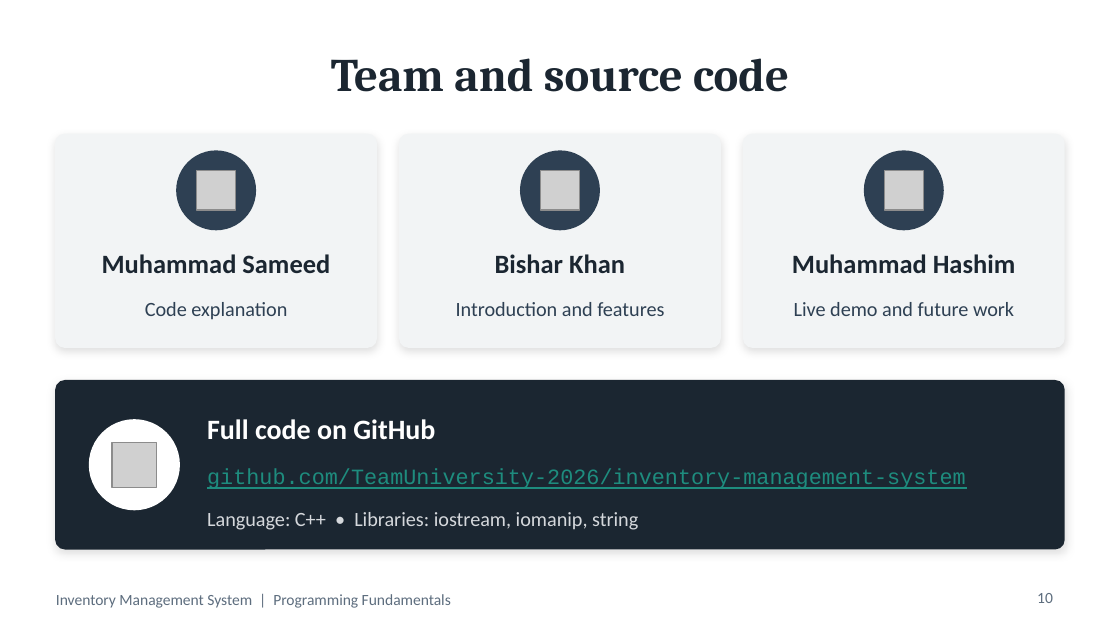
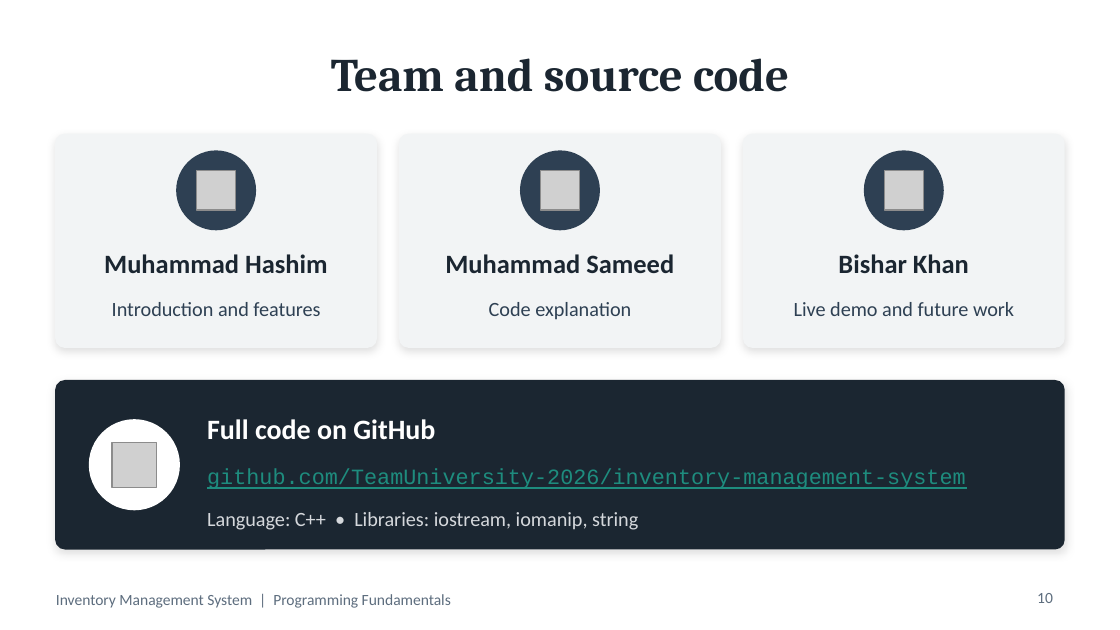
Before and after one commit to TeamUniversity-2026/inventory-management-system, a slide deck: slide 10 of Inventory_Management_System.pptx. Drawn at 1120x630 pixels with LibreOffice and Linux fonts; fonts in the diff are those of the drawing; grey boxes stand for pictures. Boxes give left, top, right and bottom in pixels: in the first picture for what was removed or moved away, otherwise in the second. Text is boxed around its words. In the diff, an @@ line names an element or a change of style, - is before the commit and + after.

```diff
--- a/Inventory_Management_System.pptx
+++ b/Inventory_Management_System.pptx
@@ text at [104, 254, 328, 273]: text changed @@
-Muhammad Sameed
+Muhammad Hashim
@@ text at [445, 254, 674, 273]: text changed @@
-Bishar Khan
+Muhammad Sameed
@@ text at [838, 254, 969, 273]: text changed @@
-Muhammad Hashim
+Bishar Khan
@@ text at [112, 302, 320, 316]: text changed @@
-Code explanation
+Introduction and features
@@ text at [489, 302, 631, 320]: text changed @@
-Introduction and features
+Code explanation
```
Also in this commit, not shown: 1 other slide changed.
